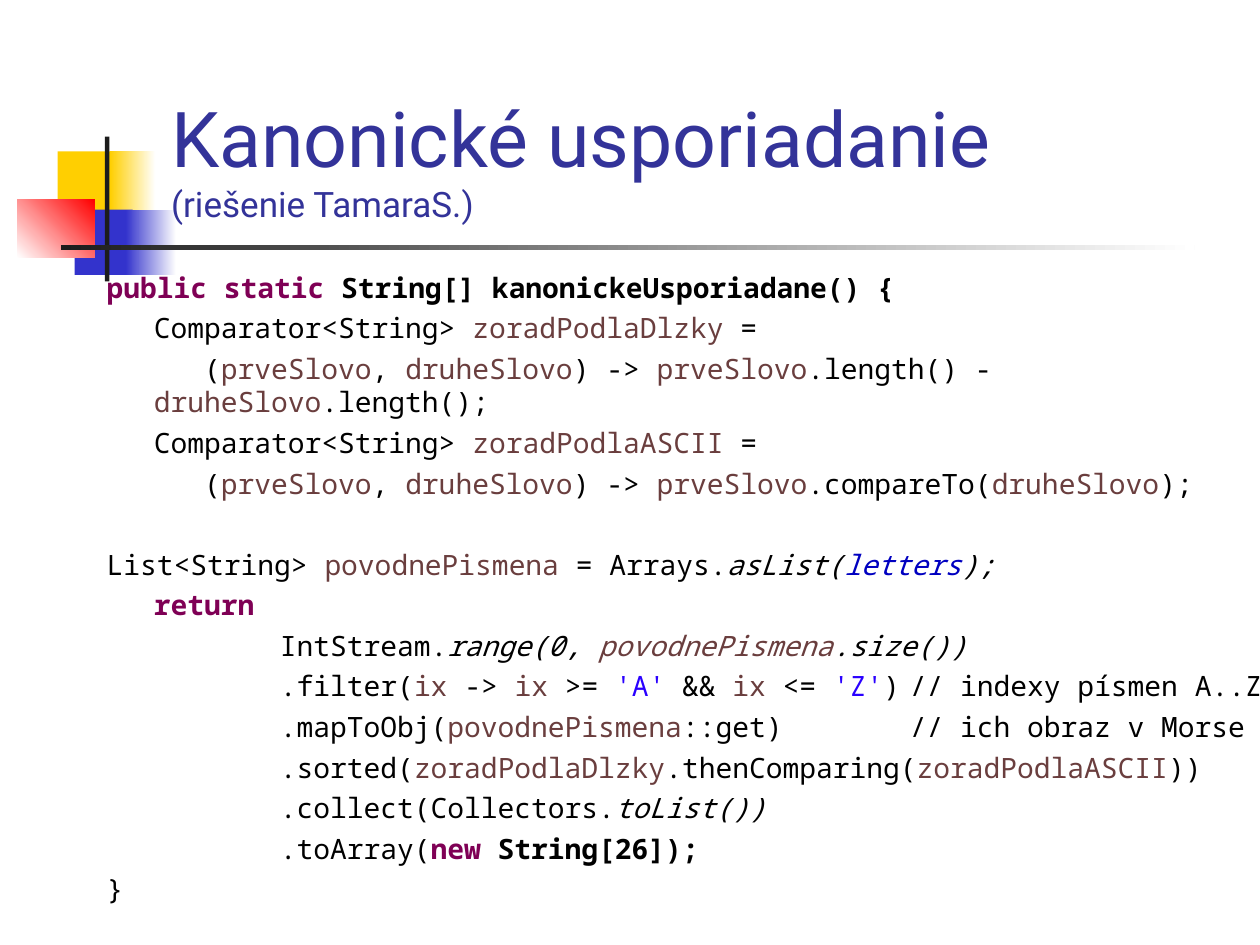
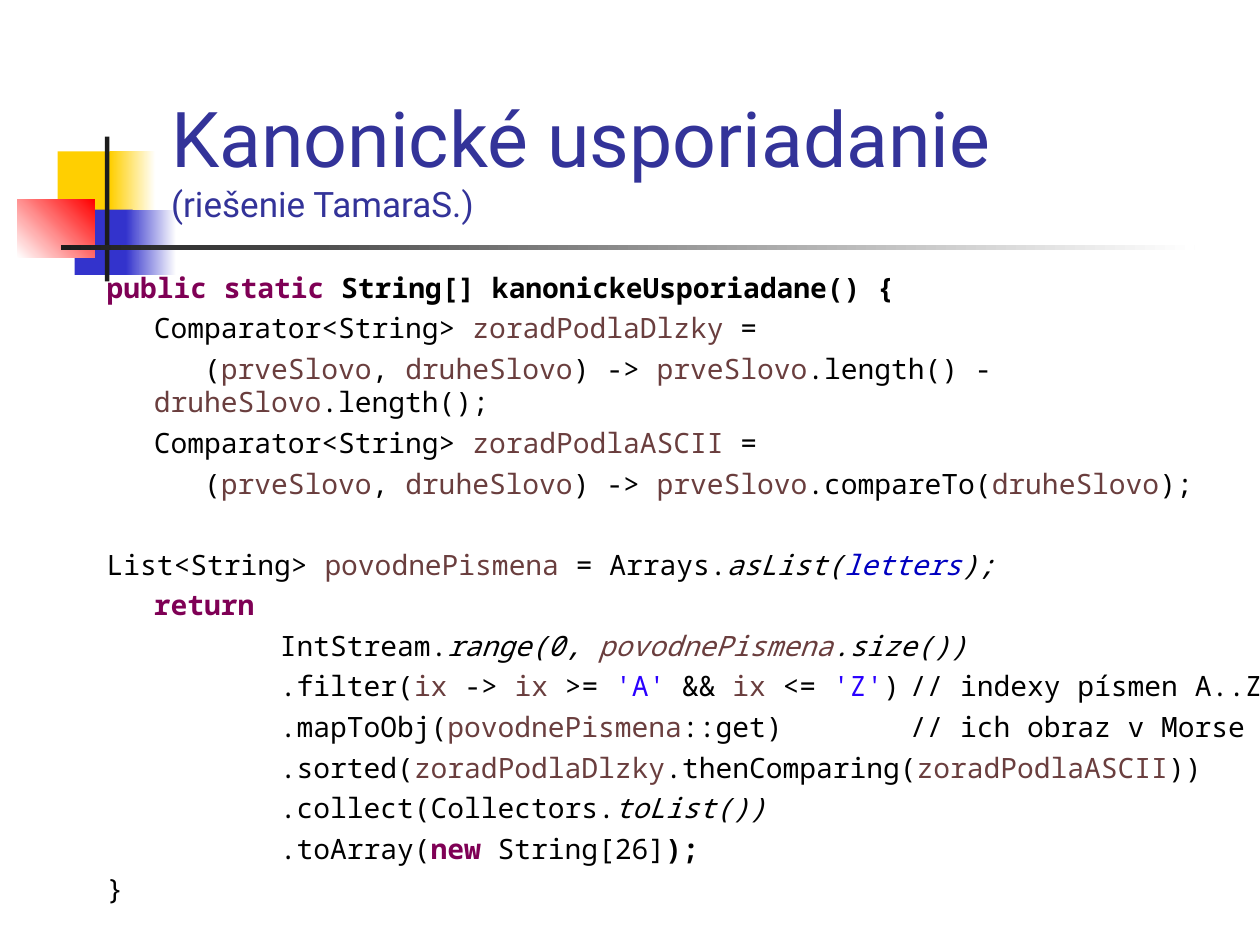
Before and after one commit to Programovanie4/Prednasky, a slide deck: slide 2 of 07/07_java_intro.ppt. Drawn at 1260x945 pixels with LibreOffice and Linux fonts; fonts in the diff are those of the drawing. Boxes give left, top, right and bottom in pixels: in the first picture for what was removed or moved away, otherwise in the second. Text is boxed around its words. In the diff, an @@ line names an element or a change of style, - is before the commit and + after.

```diff
--- a/07/07_java_intro.ppt
+++ b/07/07_java_intro.ppt
@@ text at (280, 837, 699, 866): bold off in "String[26]);" @@
```
Also in this commit, not shown: 1 other slide changed, 1 slide added, 1 slide removed, 3 other files.
